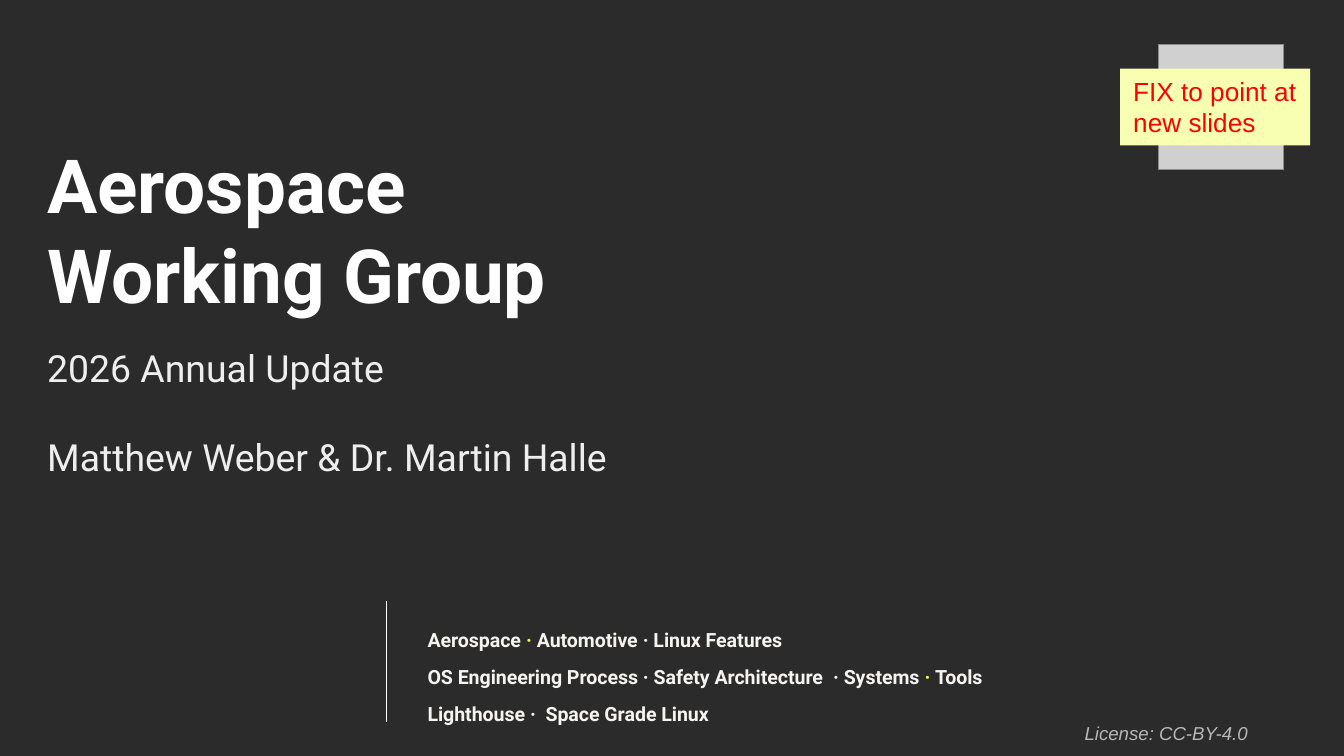
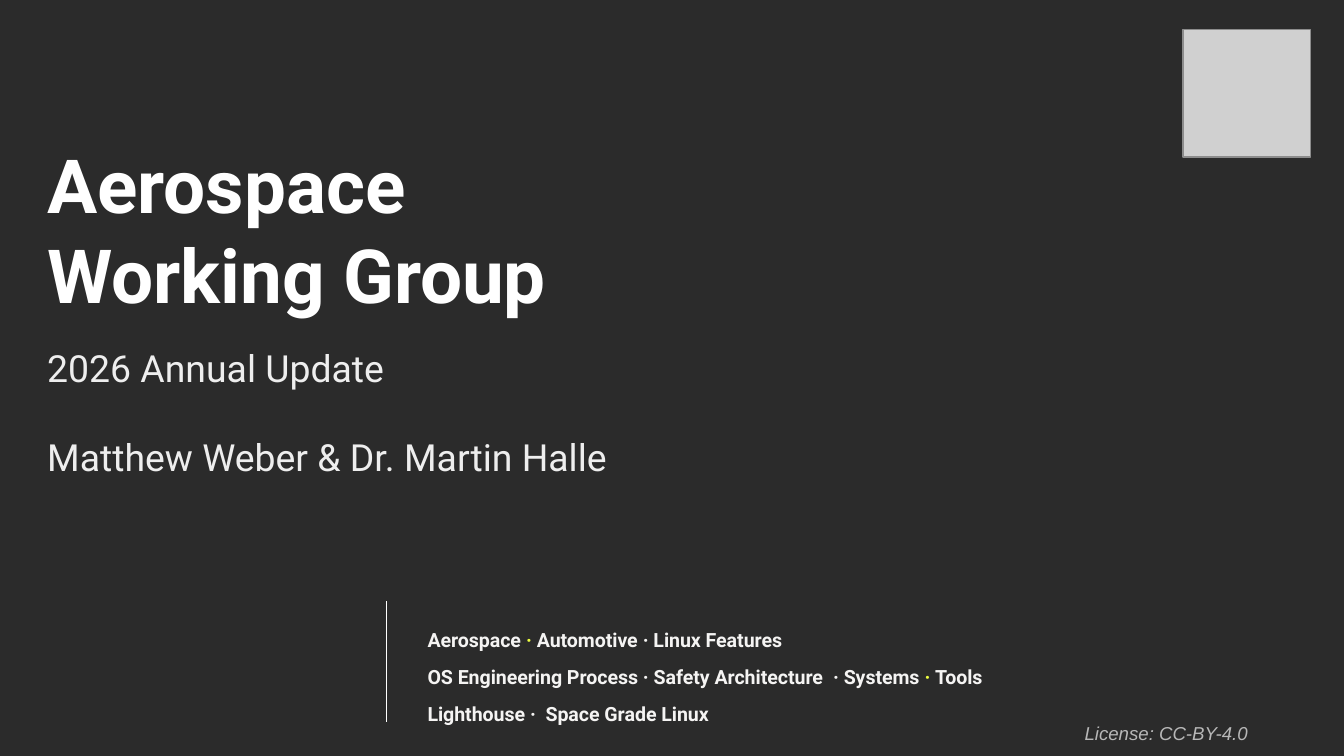
Before and after one commit to elisa-tech/wg-aerospace, a slide deck: slide 1 of presentations/2026-ELISA-aerospace-wg-Annual_Update.pptx. Drawn at 1344x756 pixels with LibreOffice and Linux fonts; fonts in the diff are those of the drawing; grey boxes stand for pictures; background and template pictures are left out; a plain dark background stands for a picture behind light text. Boxes give left, top, right and bottom in pixels: in the first picture for what was removed or moved away, otherwise in the second. Text is boxed around its words. In the diff, an @@ line names an element or a change of style, - is before the commit and + after.

Commit message:
Official QR for the presentation on first page

```diff
--- a/presentations/2026-ELISA-aerospace-wg-Annual_Update.pptx
+++ b/presentations/2026-ELISA-aerospace-wg-Annual_Update.pptx
@@ picture: place and size @@
-picture at [1159, 44, 1284, 169]
+picture at [1183, 30, 1310, 157]
@@ rectangle removed at [1120, 69, 1310, 145] @@
-FIX to point at new slides
```
Also in this commit, not shown: 1 other file.
